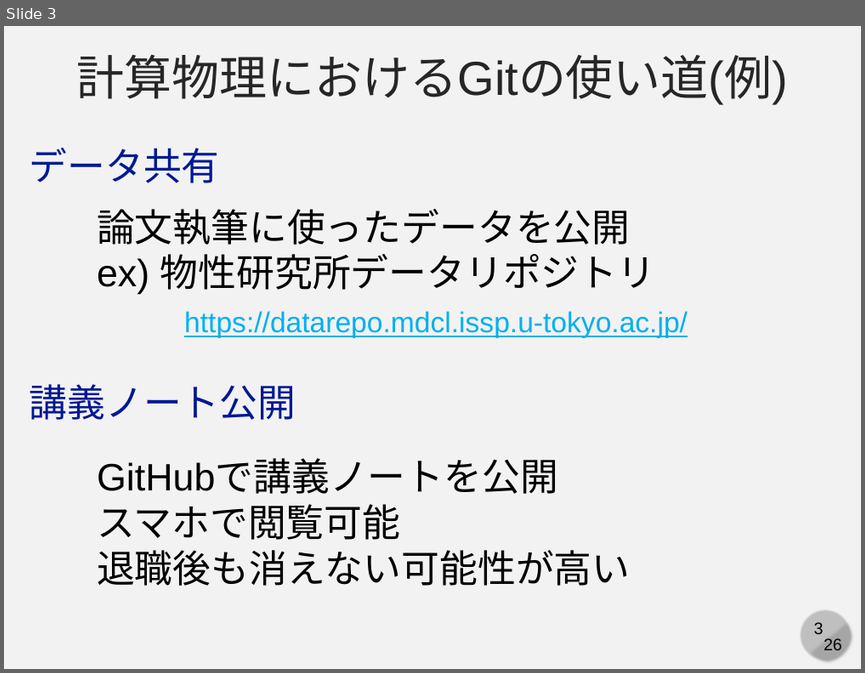
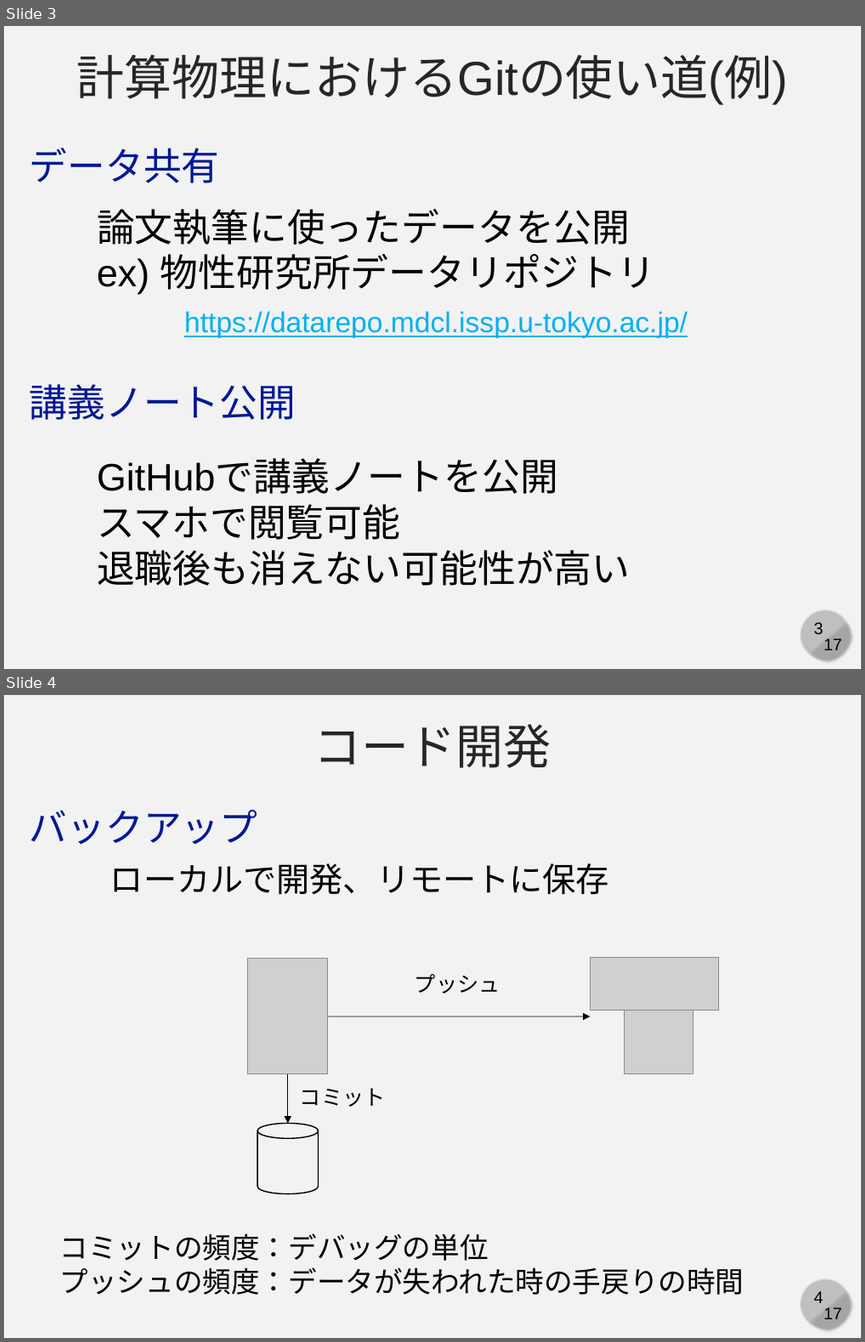
Before and after one commit to cpss2026-git/cpss2026-git.github.io, a slide deck: 01-lecture-git-basic/slides/01-c-compphys.pptx. Shown one above the other, each under a label of ours: slide 3 before the commit, slides 3 and 4 after it. The pictures are 865x673 and 865x1342 pixels, drawn with LibreOffice and Linux fonts; fonts in the diff are those of the drawing; grey boxes stand for pictures. Boxes give left, top, right and bottom in pixels: in the first picture for what was removed or moved away, otherwise in the second. Text is boxed around its words. In the diff, an @@ line names an element or a change of style, - is before the commit and + after.

```diff
--- a/01-lecture-git-basic/slides/01-c-compphys.pptx
+++ b/01-lecture-git-basic/slides/01-c-compphys.pptx
@@ slide 4 added at [4,695,861,1338], background #F2F2F2; not listed: 4 template elements that a slide beside it also shows @@
@@ text added at [313,724,551,768], 40 pt, text #262626 @@
+コード開発
@@ text added at [30,810,258,845], 32 pt, text #011893 @@
+バックアップ
@@ text added at [110,863,609,895], 28 pt, text #000000 @@
+ローカルで開発、リモートに保存
@@ picture added at [248,958,328,1074] @@
@@ text added at [415,974,500,993], 18 pt, text #000000 @@
+プッシュ
@@ picture added at [590,957,719,1009] @@
@@ arrow added from (328, 1016) to (590, 1016), #000000 0.5 pt @@
@@ picture added at [624,1004,692,1074] @@
@@ arrow added from (288, 1074) to (288, 1123), #000000 0.5 pt @@
@@ text added at [300,1088,386,1106], 18 pt, text #000000 @@
+コミット
@@ cylinder added at [257,1123,318,1193], outline #000000 1 pt @@
@@ text added at [60,1233,744,1294], 24 pt, text #000000 @@
+コミットの頻度：デバッグの単位
+プッシュの頻度：データが失われた時の手戻りの時間
@@ slide 3 changed as well @@
@@ text at [823,638,842,650]: text changed @@
-26
+17
```
Also in this commit, not shown: 4 other slides changed, 11 other slides added.
